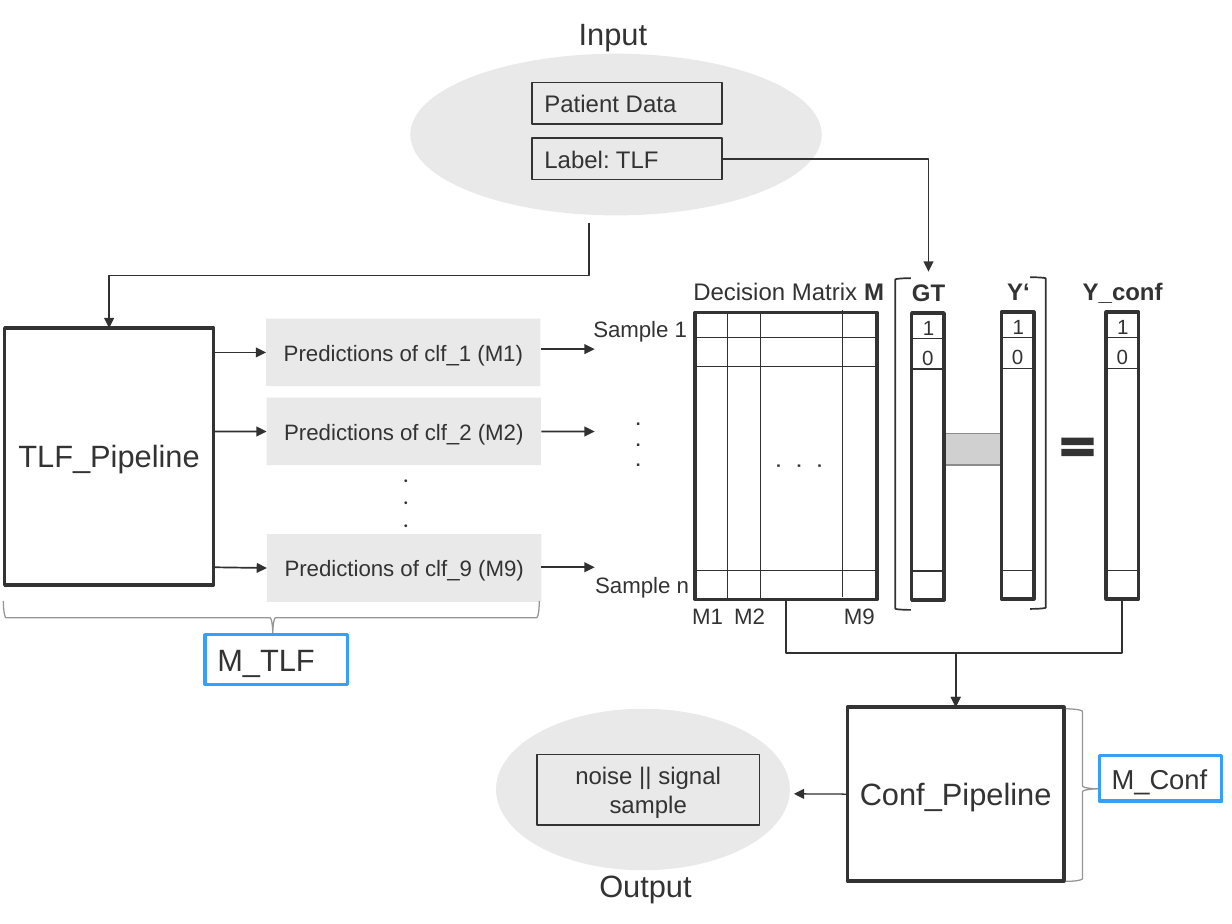
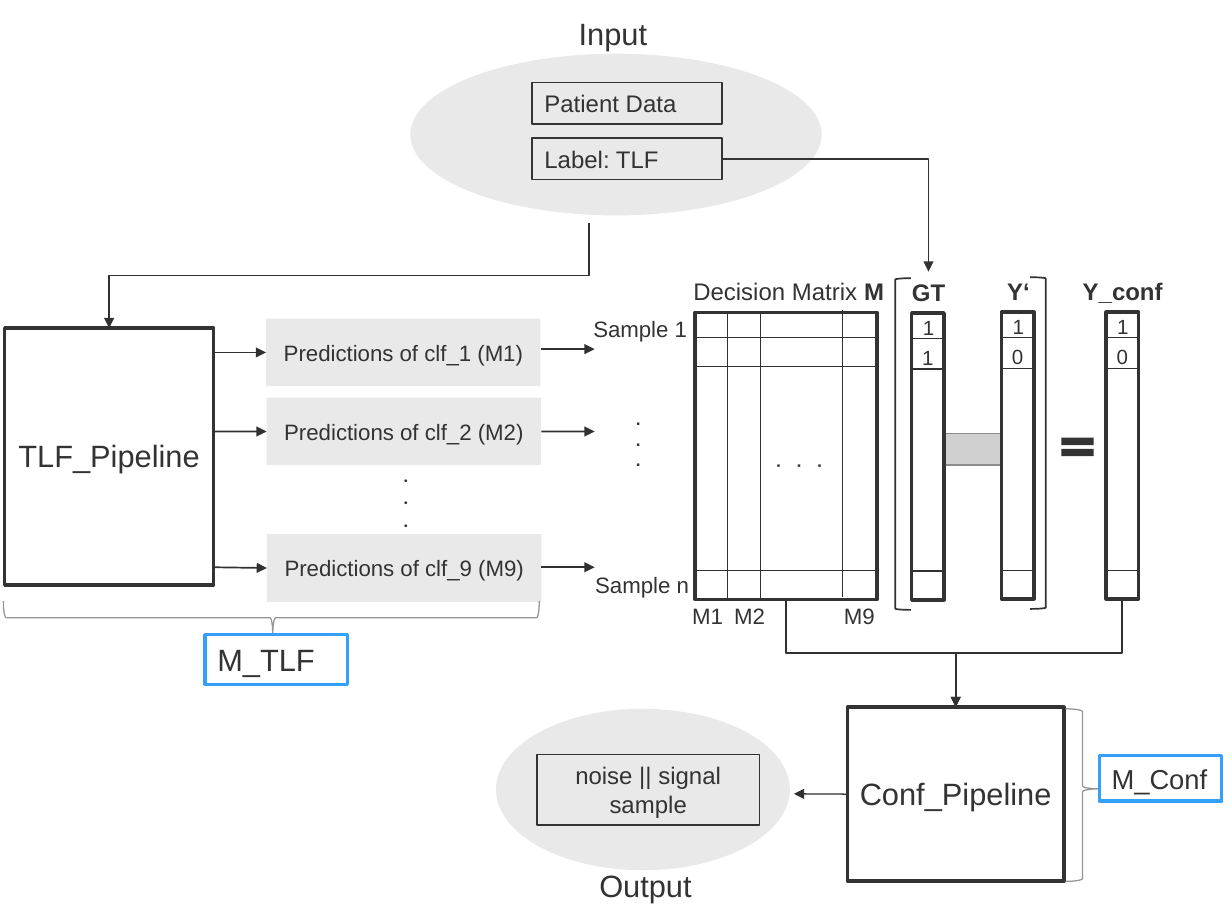
Before and after one commit to IceQueen1996/Masterarbeit, a slide deck: slide 14 of presentations/ProgressReport.pptx. Drawn at 1232x924 pixels with LibreOffice and Linux fonts; fonts in the diff are those of the drawing; grey boxes stand for pictures. Boxes give left, top, right and bottom in pixels: in the first picture for what was removed or moved away, otherwise in the second. Text is boxed around its words. In the diff, an @@ line names an element or a change of style, - is before the commit and + after.

```diff
--- a/presentations/ProgressReport.pptx
+++ b/presentations/ProgressReport.pptx
@@ text at [922, 351, 933, 370]: text changed @@
-0
+1
```
Also in this commit, not shown: 1 other file.
